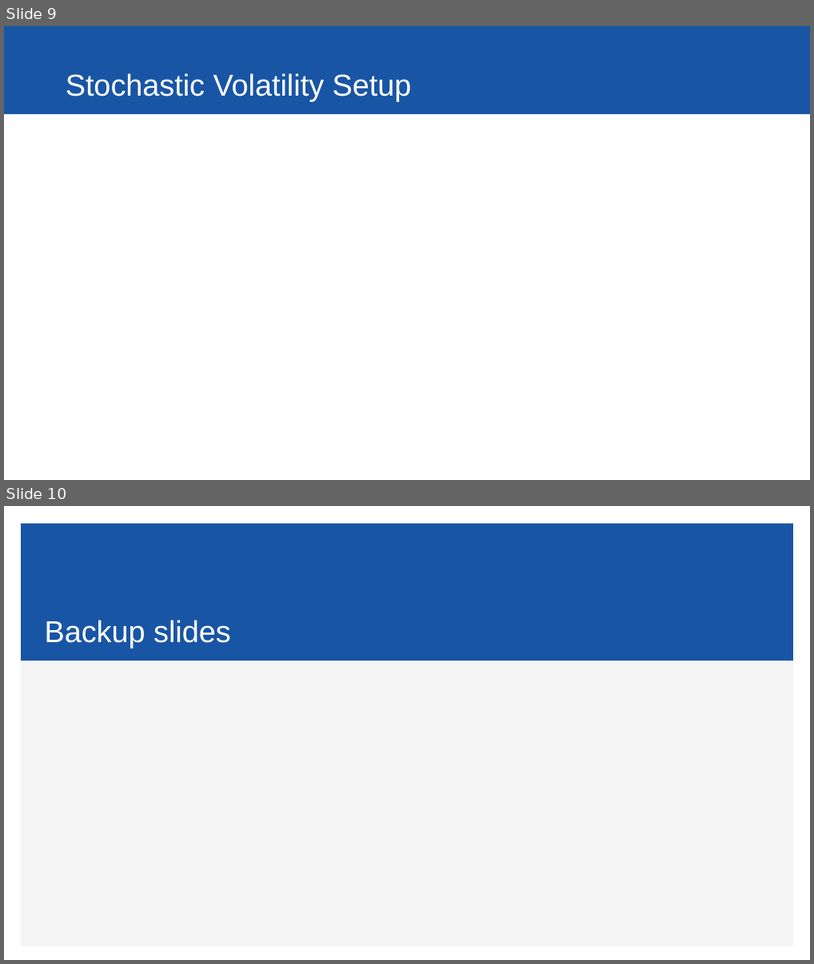
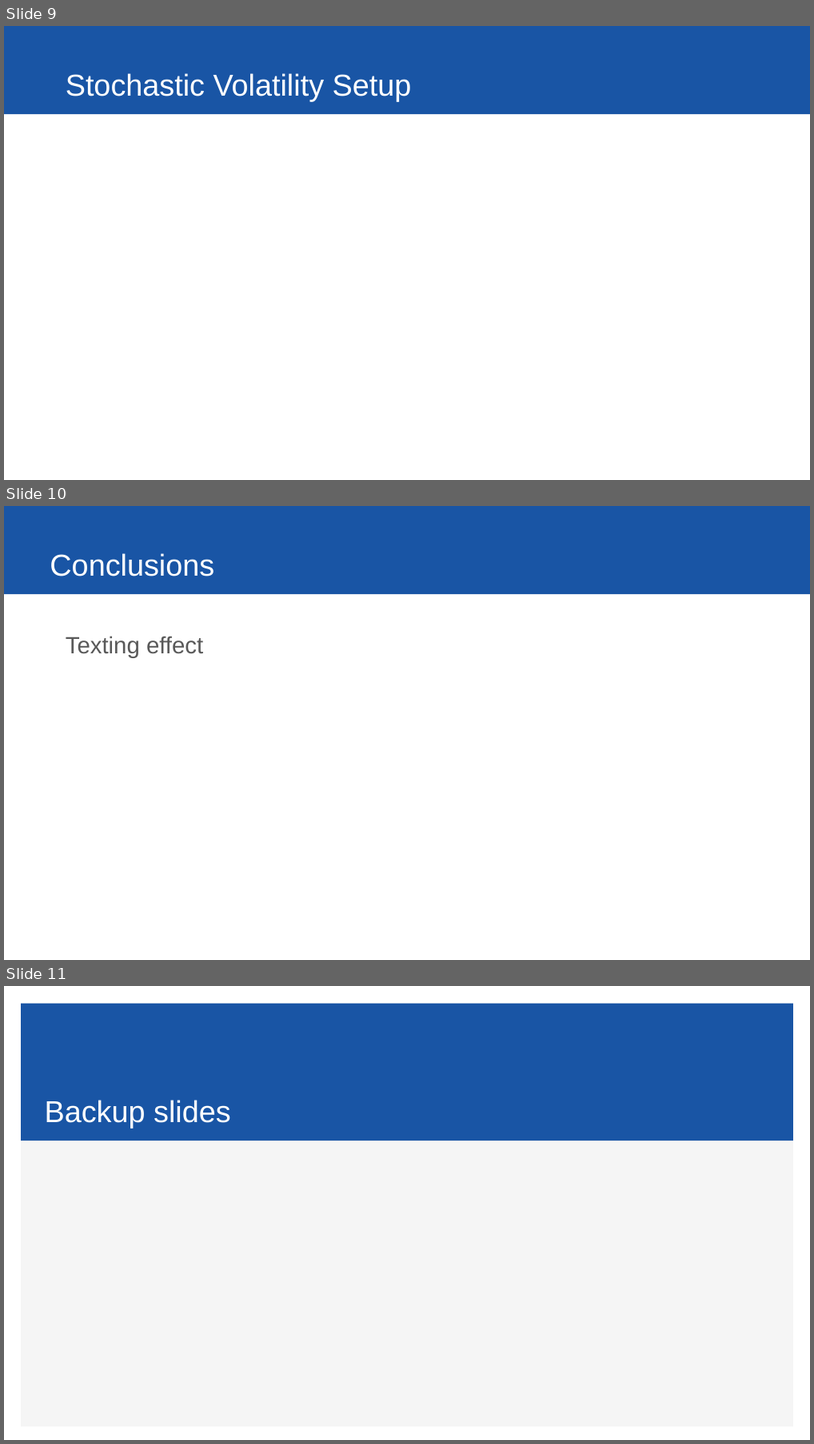
Before and after one commit to ybryan/stat685_distracted_driving, a slide deck: src/presentation/final_presentation.pptx. Shown one above the other, each under a label of ours: slides 9 and 10 before the commit, slides 9, 10 and 11 after it. The pictures are 814x964 and 814x1444 pixels, drawn with LibreOffice and Linux fonts; fonts in the diff are those of the drawing. Boxes give left, top, right and bottom in pixels: in the first picture for what was removed or moved away, otherwise in the second. Text is boxed around its words. In the diff, an @@ line names an element or a change of style, - is before the commit and + after.

```diff
--- a/src/presentation/final_presentation.pptx
+++ b/src/presentation/final_presentation.pptx
@@ slide 10 added at bbox=[4, 506, 810, 960], background #FFFFFF; not listed: 1 template element that a slide beside it also shows @@
@@ title added at bbox=[50, 553, 214, 576], 36 pt, text #FFFFFF @@
+Conclusions
@@ text added at bbox=[66, 636, 203, 658], 28 pt, text #595959 @@
+Texting effect
@@ what was slide 10 is now slide 11 @@
```
Also in this commit, not shown: 1 other file.
